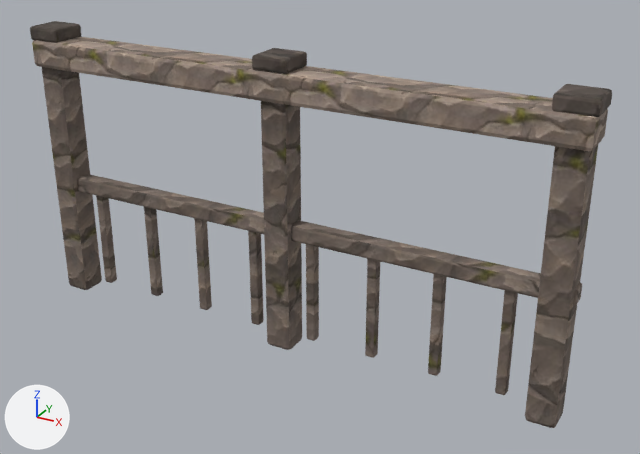
A saved change to the glTF model assets/models/build/railing__cut_stone.glb.
Both versions are drawn from a 50 mm camera at (1.44, -2.35, 1.66) aimed at (0.12, 0.04, 0.46). The lights are fixed; the arrows at lower left show +X, +Y and +Z. The first picture is the older version. Vertices at exactly the same position are counted once.

Names of what the first picture shows: 'model'.
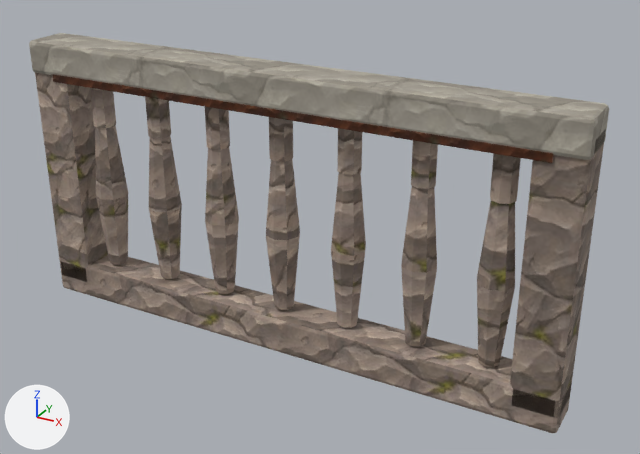
What changed in the scene script:
```text
Change me_cube_015:
    remove me_cube_015.from_pydata(...)  # 896 vertices, 1728 faces; spans x -1.0..1.0, y -0.07..0.07, z 0.0..1.04
    remove me_cube_015.materials.append(mat_stone_b)  # picture img_stone_b
    remove me_cube_015.materials.append(mat_stone_dark)  # picture img_stone_dark
    add me_cube_015.from_pydata(...)  # 560 vertices, 1128 faces; spans x -1.0..1.0, y -0.09..0.09, z 0.0..1.0
    me_cube_015 part 1: the loose piece of 56 vertices spanning x -1.0..1.0, y -0.03..0.03, z 0.42..0.48 is scaled about its middle by (0.903, 0.139, 0.541), then moved by (0.0, -0.08, 0.43), in mat_copper_b (picture img_copper_b)
    me_cube_015 part 2: the loose piece of 56 vertices spanning x -0.99..-0.89, y -0.05..0.05, z 0.0..1.0 is scaled about its middle by (1.71, 1.59, 0.898), then moved by (0.02, 0.0, 0.0), in mat_stone_c (picture img_stone_c)
    me_cube_015 part 3: a new loose piece, an 8-sided cylinder along z spanning x -0.79..-0.71, y -0.04..0.04, z 0.7..0.94, in mat_stone_c (picture img_stone_c)
    me_cube_015 part 4: a new loose piece, an 8-sided cylinder along z spanning x -0.54..-0.46, y -0.04..0.04, z 0.7..0.94, in mat_stone_c (picture img_stone_c)
    me_cube_015 part 5: a new loose piece, an 8-sided cylinder along z spanning x -0.29..-0.21, y -0.04..0.04, z 0.7..0.94, in mat_stone_c (picture img_stone_c)
    me_cube_015 part 6: a new loose piece, an 8-sided cylinder along z spanning x -0.04..0.04, y -0.04..0.04, z 0.7..0.94, in mat_stone_c (picture img_stone_c)
    me_cube_015 part 7: a new loose piece, an 8-sided cylinder along z spanning x 0.21..0.29, y -0.04..0.04, z 0.7..0.94, in mat_stone_c (picture img_stone_c)
    me_cube_015 part 8: a new loose piece, an 8-sided cylinder along z spanning x 0.46..0.54, y -0.04..0.04, z 0.7..0.94, in mat_stone_c (picture img_stone_c)
    me_cube_015 part 9: a new loose piece, an 8-sided cylinder along z spanning x 0.71..0.79, y -0.04..0.04, z 0.7..0.94, in mat_stone_c (picture img_stone_c)
    me_cube_015 part 10: the loose piece of 56 vertices spanning x 0.89..0.99, y -0.05..0.05, z 0.0..1.0 is scaled about its middle by (1.71, 1.59, 0.898), then moved by (-0.02, 0.0, 0.0), in mat_stone_a (picture img_stone_a)
    me_cube_015 part 11: the loose piece of 56 vertices spanning x -0.05..0.05, y -0.05..0.05, z 0.0..1.0 is rebuilt with 24 vertices and now spans x -0.06..0.06, y -0.06..0.06, z 0.15..0.71, in mat_stone_c (picture img_stone_c)
    me_cube_015 part 12: a new loose piece of 56 vertices spanning x -1.0..1.0, y -0.08..0.08, z 0.0..0.14, in mat_stone_c (picture img_stone_c)
    me_cube_015 part 13: a new loose piece of 24 vertices spanning x -0.81..-0.69, y -0.06..0.06, z 0.15..0.71, in mat_stone_c (picture img_stone_c)
    me_cube_015 part 14: a new loose piece of 24 vertices spanning x -0.56..-0.44, y -0.06..0.06, z 0.15..0.71, in mat_stone_c (picture img_stone_c)
    me_cube_015 part 15: a new loose piece of 24 vertices spanning x -0.31..-0.19, y -0.06..0.06, z 0.15..0.71, in mat_stone_c (picture img_stone_c)
    me_cube_015 part 16: a new loose piece of 24 vertices spanning x 0.19..0.31, y -0.06..0.06, z 0.15..0.71, in mat_stone_c (picture img_stone_c)
    me_cube_015 part 17: a new loose piece of 24 vertices spanning x 0.44..0.56, y -0.06..0.06, z 0.15..0.71, in mat_stone_c (picture img_stone_c)
    me_cube_015 part 18: a new loose piece of 24 vertices spanning x 0.69..0.81, y -0.06..0.06, z 0.15..0.71, in mat_stone_c (picture img_stone_c)
    me_cube_015 part 19: 11 loose pieces with 616 vertices, spanning x -1.0..1.0, y -0.06..0.06, z 0.05..1.04, are deleted
    me_cube_015 part 20: 48 vertices removed from x -1.0..1.0, y -0.07..0.07, z 0.9..1.0; 48 vertices added at x -1.0..1.0, y -0.09..0.09, z 0.88..1.0
    add me_cube_015.materials.append(mat_copper_b)  # picture img_copper_b
    add me_cube_015.materials.append(mat_limestone_c)  # picture img_limestone_c
    add me_cube_015.materials.append(mat_stone_a)  # picture img_stone_a
```

Changed parts and their boxes [x1, y1, x2, y2] in the pictures (640 x 454 px; the box of a moved part takes in the faces that stretch with it):
'model', reshaped
    before: [30, 21, 612, 428]
    after: [29, 33, 609, 433]
part 1 of me_cube_015, moved or reshaped
    before: [77, 174, 582, 306]
    after: [52, 74, 554, 163]
part 2 of me_cube_015, moved or reshaped
    before: [42, 67, 102, 290]
    after: [35, 73, 108, 281]
part 3 of me_cube_015, added (brown)
    after: [90, 88, 116, 128]
part 4 of me_cube_015, added (brown)
    after: [145, 97, 171, 139]
part 5 of me_cube_015, added (brown)
    after: [205, 107, 230, 150]
part 6 of me_cube_015, added (brown)
    after: [269, 117, 293, 162]
part 7 of me_cube_015, added (brown)
    after: [337, 128, 362, 175]
part 8 of me_cube_015, added (brown)
    after: [411, 141, 438, 189]
part 9 of me_cube_015, added (brown)
    after: [490, 154, 521, 204]
part 10 of me_cube_015, moved or reshaped
    before: [525, 145, 598, 428]
    after: [510, 132, 605, 418]
part 11 of me_cube_015, rebuilt
    before: [261, 101, 302, 350]
    after: [266, 160, 300, 310]
part 12 of me_cube_015, added (brown)
    after: [60, 255, 572, 433]
part 13 of me_cube_015, added (brown)
    after: [95, 126, 128, 265]
part 14 of me_cube_015, added (brown)
    after: [149, 136, 182, 279]
part 15 of me_cube_015, added (brown)
    after: [205, 148, 239, 294]
part 16 of me_cube_015, added (brown)
    after: [331, 172, 366, 328]
part 17 of me_cube_015, added (brown)
    after: [401, 186, 437, 347]
part 18 of me_cube_015, added (brown)
    after: [477, 201, 515, 367]
part 19 of me_cube_015, deleted
    before: [30, 21, 612, 395]
part 20 of me_cube_015, moved or reshaped
    before: [32, 36, 608, 151]
    after: [29, 40, 609, 160]
